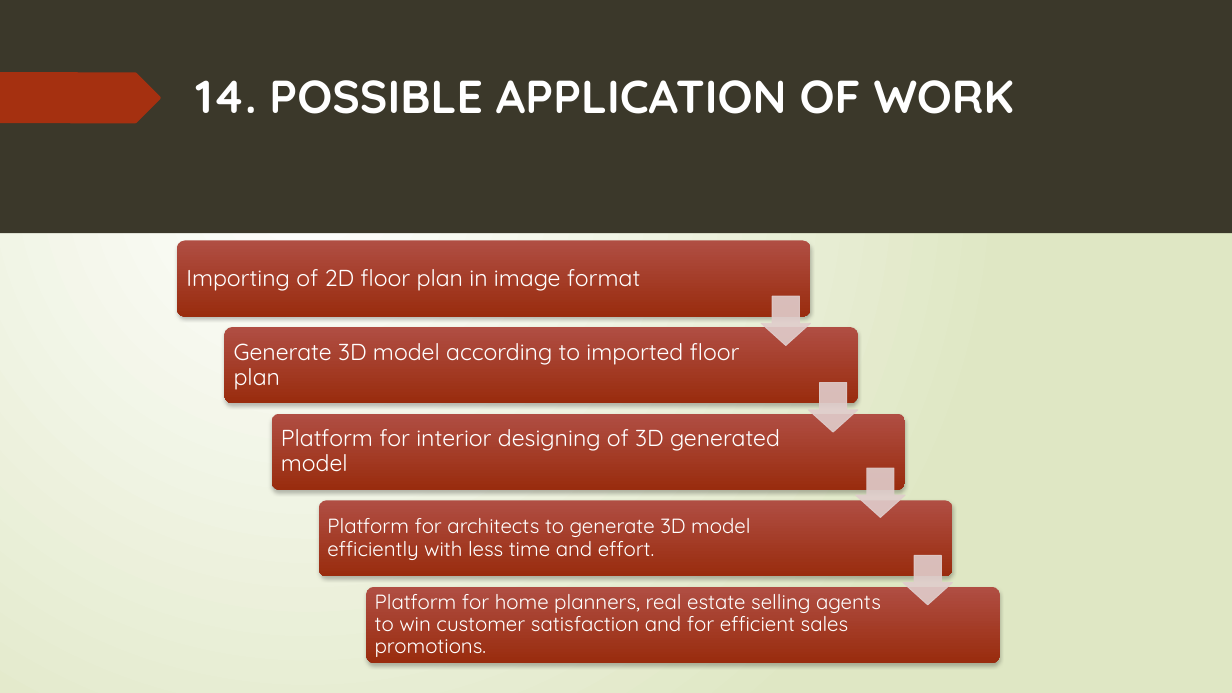
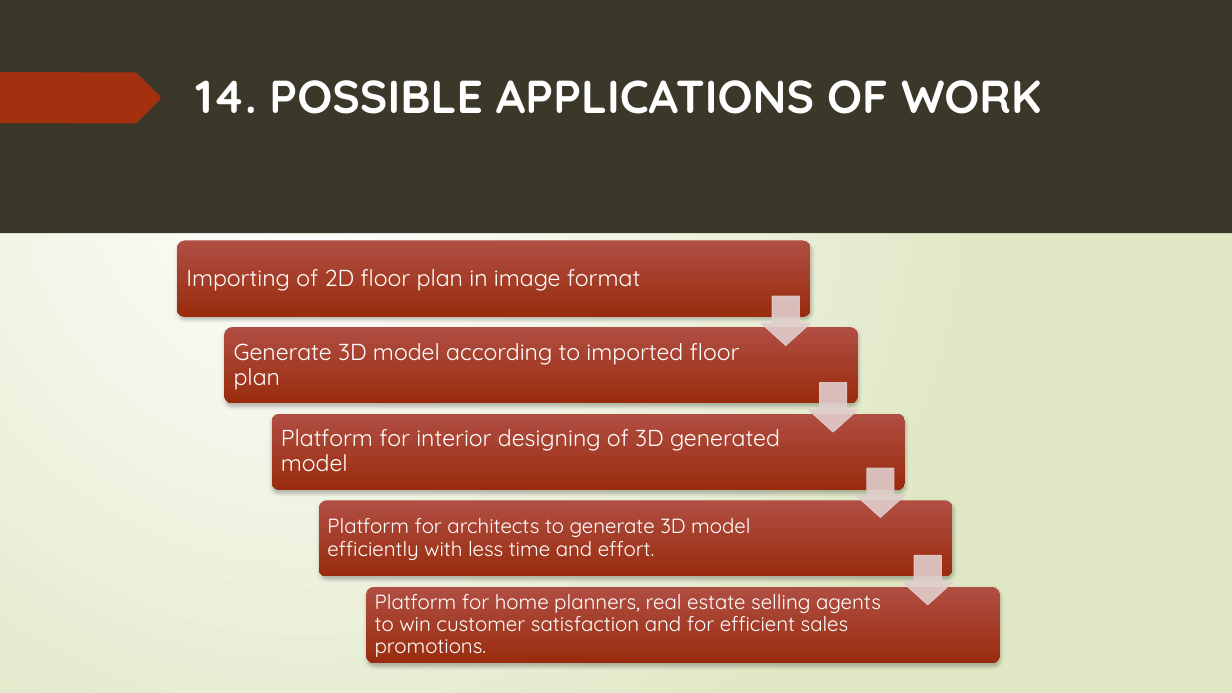
Before and after one commit to 15831944/2d-to-3d, a slide deck: slide 20 of Project slides.pptx (slide 18 before the commit). Drawn at 1232x693 pixels with LibreOffice and Linux fonts; fonts in the diff are those of the drawing. Boxes give left, top, right and bottom in pixels: in the first picture for what was removed or moved away, otherwise in the second. Text is boxed around its words. In the diff, an @@ line names an element or a change of style, - is before the commit and + after.

```diff
--- a/Project slides.pptx
+++ b/Project slides.pptx
@@ title at (x1=196, y1=80, x2=1041, y2=114): text changed @@
-14. POSSIBLE APPLICATION OF WORK
+14. POSSIBLE APPLICATIONS OF WORK
```
Also in this commit, not shown: 14 other slides changed, 3 slides added, 1 slide removed.
